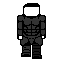
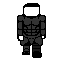
Layer changes from the first 64×64 image to the second:
painted on "walkFrame3 back" over [18, 36, 42, 59]
